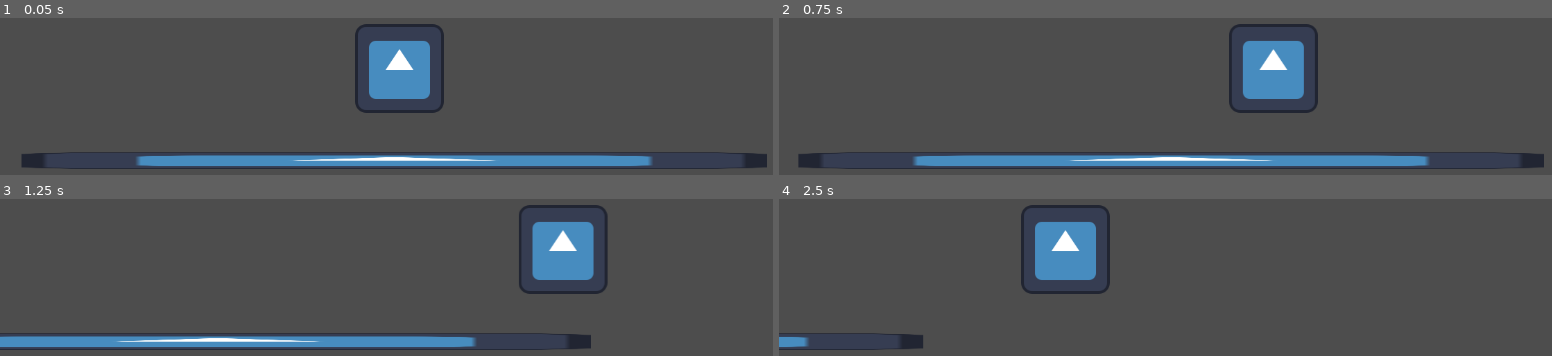
Above: before the commit, frames 1-4 (two rows, left to right).
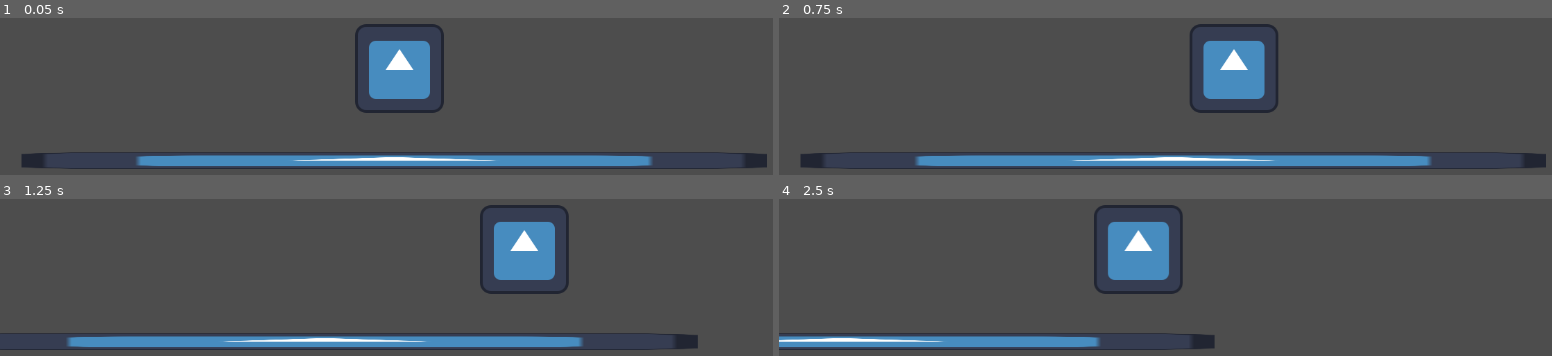
Above: after the commit, the same moments.

Repository: Artstim4/f-j-f
Game: Godot game, scene res://node_2d.tscn
Same seed, same stepped clock (60 frames per second), same inputs: the game is played once before the commit and once after it. The engine's default icon, where the game draws it, is replaced by a stand-in: a white triangle on a blue panel in a dark square.
Inputs:
- Up to frame 1 (0.05 s): no input
- Up to frame 2 (0.75 s): tap Enter (ui_accept) at 0.5, 0.6 s; hold D (right) from 0.53 s (still down)
- Up to frame 3 (1.25 s): keep holding D (right); tap Enter (ui_accept) at 0.77, 1.07 s
- Up to frame 4 (2.5 s): tap Enter (ui_accept) at 1.35, 1.52, 1.82, 2.1 s; release D (right) at 2.03 s; hold A (left) from 2.03 s (still down)

Frame 1 is identical in both runs. In frame 2, 5.0% of the frame differs, in the area x 2-100%, y 3-95%; in frame 3, 7.8%; in frame 4, 11%, in the area x 0-57%, y 3-97%.

Commit message:
Gamepad_support

Diff:
--- a/CharacterBody2D.gd
+++ b/CharacterBody2D.gd
@@ -1,36 +1,11 @@
 extends CharacterBody2D
 
 @export var speed = 400
-
 func get_input():
 	var input_direction = Input.get_vector("left", "right", "up", "down")
 	velocity = input_direction * speed
 
+
 func _physics_process(delta):
 	get_input()
 	move_and_slide()
-	# Add the gravity.
-	if not is_on_floor():
-		velocity.y += delta
-
-	# Handle jump.
-	if Input.is_action_just_pressed("ui_accept") and is_on_floor():
-		velocity.y = JUMP_VELOCITY
-
-	var direction = Input.get_axis("left", "right")
-
-	if direction:
-		velocity.x = direction * SPEED
-	else:
-		velocity.x = move_toward(velocity.x, 0, SPEED)
-
-	move_and_slide()
-
-
-
-
-const SPEED = 300.0
-const JUMP_VELOCITY = -400.0
-
-# Get the gravity from the project settings to be synced with RigidBody nodes.
-var gravity = ProjectSettings.get_setting("physics/2d/default_gravity")
--- a/project.godot
+++ b/project.godot
@@ -13,27 +13,56 @@
 config/name="Новый Игровой Проект"
 run/main_scene="res://node_2d.tscn"
 config/features=PackedStringArray("4.2", "Forward Plus")
+boot_splash/bg_color=Color(0.176471, 0.0941176, 0.25098, 1)
 config/icon="res://icon.svg"
+
+[display]
+
+window/size/mode=3
 
 [input]
 
 right={
 "deadzone": 0.5,
 "events": [Object(InputEventKey,"resource_local_to_scene":false,"resource_name":"","device":-1,"window_id":0,"alt_pressed":false,"shift_pressed":false,"ctrl_pressed":false,"meta_pressed":false,"pressed":false,"keycode":0,"physical_keycode":68,"key_label":0,"unicode":100,"echo":false,"script":null)
+, Object(InputEventJoypadMotion,"resource_local_to_scene":false,"resource_name":"","device":-1,"axis":0,"axis_value":1.0,"script":null)
 ]
 }
 left={
 "deadzone": 0.5,
 "events": [Object(InputEventKey,"resource_local_to_scene":false,"resource_name":"","device":-1,"window_id":0,"alt_pressed":false,"shift_pressed":false,"ctrl_pressed":false,"meta_pressed":false,"pressed":false,"keycode":0,"physical_keycode":65,"key_label":0,"unicode":97,"echo":false,"script":null)
+, Object(InputEventJoypadMotion,"resource_local_to_scene":false,"resource_name":"","device":-1,"axis":0,"axis_value":-1.0,"script":null)
 ]
 }
 up={
 "deadzone": 0.5,
 "events": [Object(InputEventKey,"resource_local_to_scene":false,"resource_name":"","device":-1,"window_id":0,"alt_pressed":false,"shift_pressed":false,"ctrl_pressed":false,"meta_pressed":false,"pressed":false,"keycode":0,"physical_keycode":87,"key_label":0,"unicode":119,"echo":false,"script":null)
+, Object(InputEventJoypadMotion,"resource_local_to_scene":false,"resource_name":"","device":-1,"axis":1,"axis_value":-1.0,"script":null)
 ]
 }
 down={
 "deadzone": 0.5,
 "events": [Object(InputEventKey,"resource_local_to_scene":false,"resource_name":"","device":-1,"window_id":0,"alt_pressed":false,"shift_pressed":false,"ctrl_pressed":false,"meta_pressed":false,"pressed":false,"keycode":0,"physical_keycode":83,"key_label":0,"unicode":115,"echo":false,"script":null)
+, Object(InputEventJoypadMotion,"resource_local_to_scene":false,"resource_name":"","device":-1,"axis":1,"axis_value":1.0,"script":null)
 ]
 }
+rotate_riht={
+"deadzone": 0.5,
+"events": [Object(InputEventJoypadMotion,"resource_local_to_scene":false,"resource_name":"","device":-1,"axis":2,"axis_value":1.0,"script":null)
+]
+}
+rotate_left={
+"deadzone": 0.5,
+"events": [Object(InputEventJoypadMotion,"resource_local_to_scene":false,"resource_name":"","device":-1,"axis":2,"axis_value":-1.0,"script":null)
+]
+}
+rotate_up={
+"deadzone": 0.5,
+"events": [Object(InputEventJoypadMotion,"resource_local_to_scene":false,"resource_name":"","device":-1,"axis":3,"axis_value":-1.0,"script":null)
+]
+}
+rotate_down={
+"deadzone": 0.5,
+"events": [Object(InputEventJoypadMotion,"resource_local_to_scene":false,"resource_name":"","device":-1,"axis":3,"axis_value":1.0,"script":null)
+]
+}
